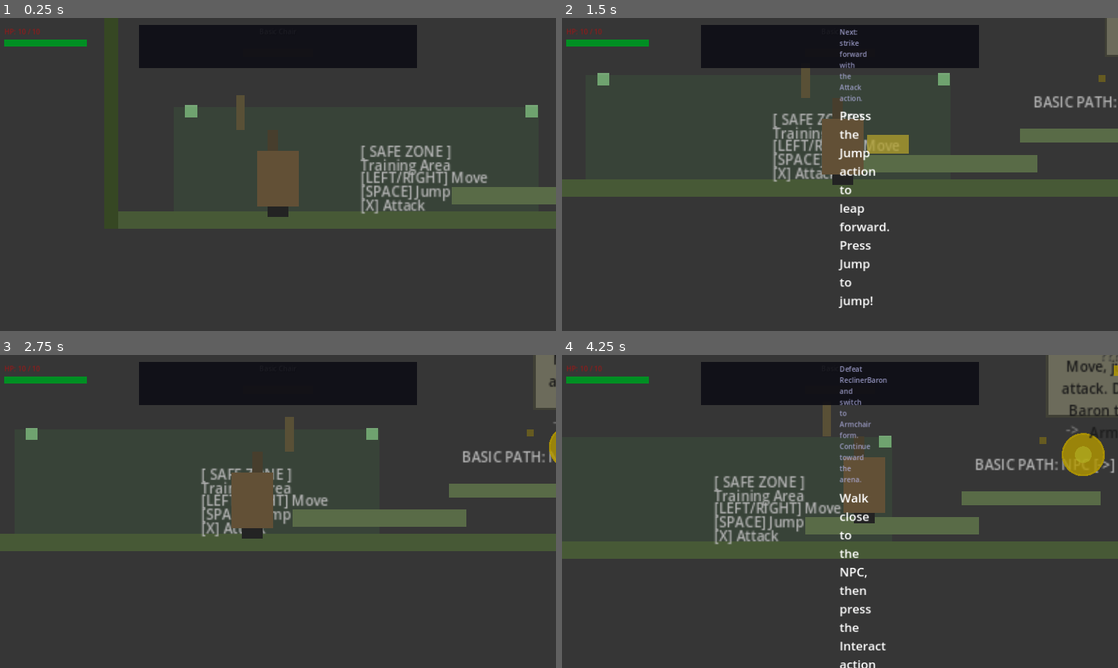
Above: before the commit, frames 1-4 (two rows, left to right).
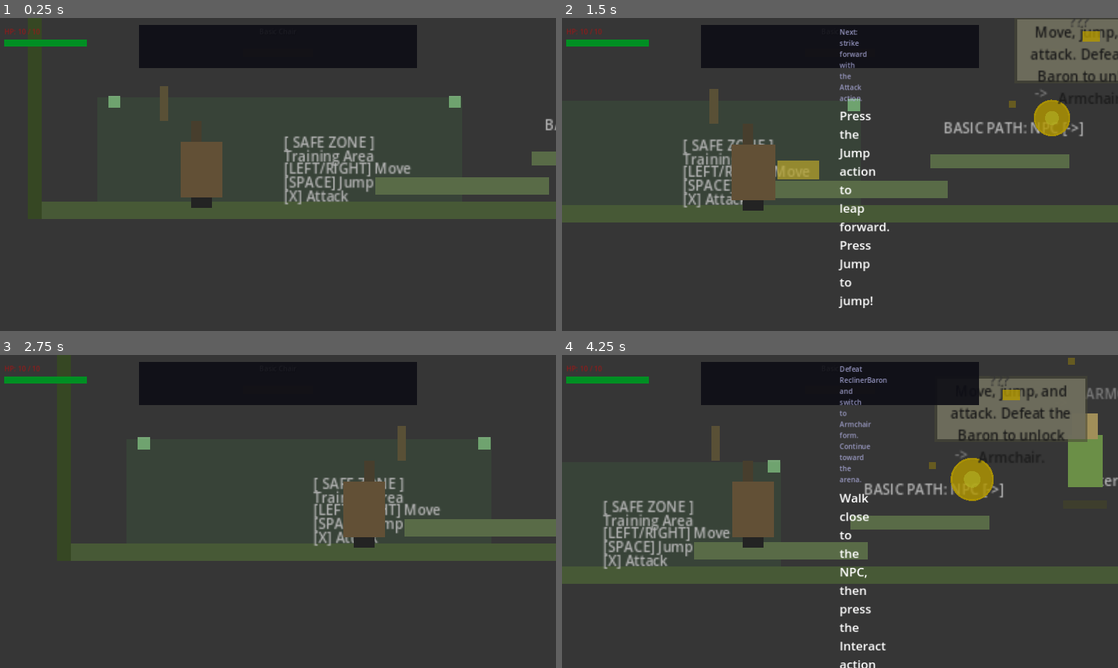
Above: after the commit, the same moments.

Repository: TsilenT/chairfighter
Game: Godot game, scene res://scenes/main/Main.tscn
The game is run twice, just before and just after one commit, with the same random seed, the same clock (stepped at 60 frames per second) and the same inputs.
Inputs:
- Up to frame 1 (0.25 s): no input
- Up to frame 2 (1.5 s): hold D (move_right) from 0.53 s (still down); tap J (attack) at 0.6, 1.35 s; tap Space (jump) at 0.77 s
- Up to frame 3 (2.75 s): tap Space (jump) at 1.52 s; release D (move_right) at 2.03 s; hold A (move_left) from 2.03 s (still down); tap F (interact) at 2.1 s; tap J (attack) at 2.3 s
- Up to frame 4 (4.25 s): release A (move_left) at 2.78 s; hold D (move_right) from 2.78 s (still down); tap K (special) at 2.85 s; tap Space (jump) at 3.02, 3.77 s; tap J (attack) at 3.05, 3.8 s; tap E (transform_next) at 3.6 s

The runs differ from the first frame. In frame 1, 11% of the frame differs, in the area x 7-100%, y 21-68%; in frame 2, 19%; in frame 3, 13%; in frame 4, 24%, in the area x 0-100%, y 0-74%.

Commit message:
feat(player): add camera and combat feel polish (53YL-B)

Diff:
--- a/scripts/player/Player.gd
+++ b/scripts/player/Player.gd
@@ -120,6 +120,10 @@
 var _hitbox_shape: CollisionShape2D
 var _attack_flash: ColorRect
 
+## Screenshake state: set on hit, applied for ~0.1s then reset to Vector2.ZERO.
+var _screen_shake_time: float = 0.0
+var _screen_shake_offset: Vector2 = Vector2.ZERO
+
 ## Debug flag (flip on damage).
 var _has_taken_damage: bool = false
 
@@ -175,6 +179,7 @@
 	if _camera:
 		_camera.make_current()
 		_camera.position = Vector2.ZERO
+		_camera.position_smoothing_enabled = false
 
 	# Pivot the chair visual around its own center so left/right flips look
 	# centered on the body instead of swinging around the top-left corner.
@@ -280,6 +285,13 @@
 	var kb = -hitbox.hit_direction.normalized()
 	_health.take_damage(dmg, kb)
 
+	# Trigger screenshake on camera (magnitude <= ±5px for ~0.1s).
+	_screen_shake_time = 0.1
+	var _shake = Vector2(randf_range(-5.0, 5.0), randf_range(-5.0, 5.0))
+	if _shake.length_squared() > 25.0:
+		_shake = _shake.normalized() * 5.0
+	_screen_shake_offset = _shake
+
 
 # ────────
 #  Death & respawn
@@ -540,8 +552,29 @@
 			velocity.x = 0.0
 			_ground_vel_zeroed = true
 
-
-# ────────
+	# ─── Camera follow with lookahead ───
+	if _camera:
+		# Fade screenshake offset to Vector2.ZERO after 0.1s.
+		if _screen_shake_time > 0.0:
+			_screen_shake_time -= delta
+			if _screen_shake_time <= 0.0:
+				_screen_shake_time = 0.0
+				_camera.offset = Vector2.ZERO
+			else:
+				_camera.offset = _screen_shake_offset
+		else:
+			_camera.offset = Vector2.ZERO
+
+		# Smoothly follow player: 100px lookahead in facing dir, -30px vert.
+		var _cam_target = Vector2(100.0 * _facing_right, -30.0)
+		_camera.position = _camera.position.lerp(_cam_target, cam_smoothing * delta)
+
+	# Attack extension visual: stretch chair body horizontally (peak 1.25, decay to exact 1.0).
+	if _chair_body:
+		_chair_body.scale.x = _facing_right * (1.0 + 0.25 * _attack_extension)
+
+
+# ──────
 #  Input & mechanics
 # ────────
 
@@ -616,12 +649,12 @@
 # ────────
 
 func _handle_attack(delta: float) -> void:
+	if _attack_extension > 0.0:
+		_attack_extension -= delta / 0.15
+		if _attack_extension < 0.0:
+			_attack_extension = 0.0
 	if Input.is_action_just_pressed("attack"):
 		_perform_attack()
-	if _attack_extension > 0.0:
-		_attack_extension -= delta * 5.0
-		if _attack_extension < 0.0:
-			_attack_extension = 0.0
 	if _attack_flash:
 		_attack_flash.visible = _attack_extension > 0.0
 
